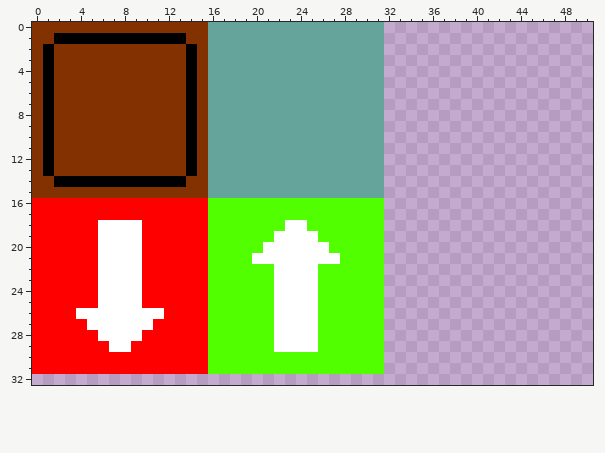
Two states of a pixel-art file, asset_sources/tileset.aseprite. Above: the version before the commit.
128x128 pixels, 1 frame. Shown: x 0..50, y 0..32.
Now the later version:
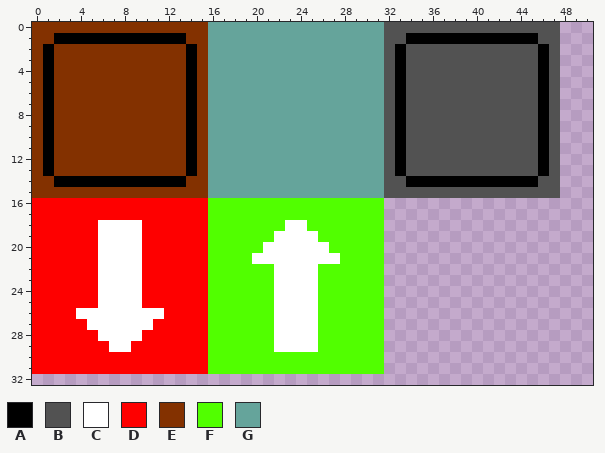
Palette (. is transparent): A #000000  B #525252  C #ffffff  D #fe0000  E #833100  F #51ff00  G #65a49b
Changes in this commit:
Changed rows in their new state; - is an unchanged pixel.
first column x 32:
 0 BBBBBBBBBBBBBBBB
 1 BBAAAAAAAAAAAABB
 2 BABBBBBBBBBBBBAB
 3 BABBBBBBBBBBBBAB
 4 BABBBBBBBBBBBBAB
 5 BABBBBBBBBBBBBAB
 6 BABBBBBBBBBBBBAB
 7 BABBBBBBBBBBBBAB
 8 BABBBBBBBBBBBBAB
 9 BABBBBBBBBBBBBAB
10 BABBBBBBBBBBBBAB
11 BABBBBBBBBBBBBAB
12 BABBBBBBBBBBBBAB
13 BABBBBBBBBBBBBAB
14 BBAAAAAAAAAAAABB
15 BBBBBBBBBBBBBBBB
